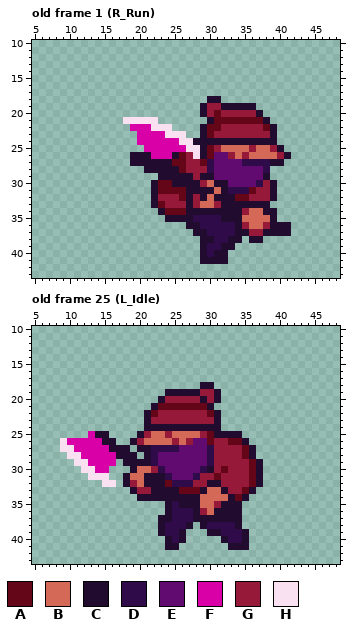
File history of a pixel-art file, Godot/aseprite/player/Jack.aseprite. Above is the file before it was changed.
60x60 pixels, 32 frames. Shown: old frame 1 (R_Run): x 5..48, y 10..43; old frame 25 (L_Idle): x 5..48, y 10..43. The commit also changed other frames, which this record leaves out.
Palette (. is transparent): A #650518  B #d46958  C #210b2e  D #2f0c49  E #610a6f  F #d900a7  G #96193a  H #fae1f1
Pixels before, old frame 1 (R_Run), first column x 18:
18 ............CC..........
19 ...........CGGCCCCC.....
20 ...........CGAGGGGGC....
21 HHHHH.......CAAAAAAAC...
22 .FFFHHH....CAAGGGGGGAC..
23 ..FFFFHHH..CAGGGGGGGGC..
24 ..FFFFFFHHCCCCCCCCCCCC..
25 ...FFFFFFHHCAGBBBBGBBGC.
26 .CCCFFFCAGHCAEEGBGBBBBGC
27 .CCCCCCAAGGADEEEEDDDDCC.
28 ...CCCCCAGGGDEEEEEEED...
29 .....CCCCCGCCEEEEEEEC...
30 ....CAACCCCGBCCEEEEDGC..
31 ....CAAAACCCCBCDDDAGGC..
32 ....CGGGACGCBCCCAAGGGC..
33 ....CAGGGCGBBGCCCCCCC...
34 .....CAAACCCCCCCCGBBCC..
35 ......CCCCDDDDCCCBBBBC..
36 .........CCDDDDDCGBBGCCC
37 ..........CCDDDDCCGGCCCC
38 ...........CCDDCC.CC....
39 ...........CDDCC........
40 ...........CDCC.........
41 ...........CCCC.........
Pixels before, old frame 25 (L_Idle), first column x 9:
18 ....................CC.......
19 ...............CCCCCGGC......
20 ..............CGGGGGCGC......
21 .............CAAAAAAAC.......
22 ............CAGGGGGGGAC......
23 ............CGGGGGGGGGC......
24 ............CCCCCCCCCCC......
25 ....FCC....CGBBGBBBBGACCCC...
26 HFFFFFCC..CGBBBBGBGEEAGGAAC..
27 HHFFFFFCCC.CCDDDDEEEEDGGGGAC.
28 .HHFFFFFCCC.CDEEEEEEEDGGGGAC.
29 ..HHFFFF.CCCCDEEEEEEEDGGGGGAC
30 ...HHFF...CBBGDEEEEEDCGAGGGAC
31 ....HHH..CBBCCCDEEEDGGAGGGGAC
32 ......HH.CGBCCCADDDGGCCGGGGAC
33 ..........CGGCCCCAAACBBCGGAC.
34 ...........CCCCCCCCCBBBBCAC..
35 ...............CDCCCBBGCCC...
36 ...............CDDDCGBCCCC...
37 ..............CCDDDCCCCCCC...
38 ..............CDDDC.CDDDDC...
39 ..............CDDC...CCDDDC..
40 ...............CDC.....CDDC..
41 ...............CC.......CCC..
Now the later version:
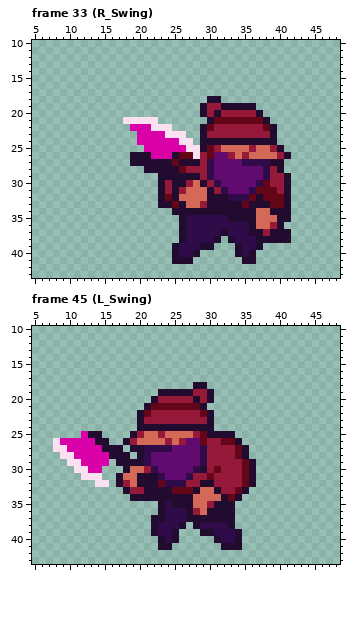
A new or re-ordered frame is compared with the old frame closest to it.
Edits made:
frames 32 -> 56
Changed rows in their new state; - is an unchanged pixel.
Frame 33 (R_Swing) is new; against old frame 1 (R_Run):
first column x 22:
20 ---------C----------
22 ---------G----------
23 --------G-----------
24 ------.-------------
26 -----A-G------------
27 ----CCCG------------
28 -----------------GC-
29 ------CGD-------DGGC
30 .CG--GBCGDE-----AGGC
31 .CGCGBBB-GDEEEDAAAGC
32 .CACBBBBC--DDDACAAAC
33 .CCACBBGCC---A---AAC
34 -..CC--------CC-B-CC
35 --..-D----D--CC--BCC
36 ----CDD-----DDC-BG-.
37 ----CDDD--C-DDCCG---
38 ----CDDDDC.-DDD-CCCC
39 ---CDDD-C...CDDC----
40 ---CDDC....-CDC-----
41 ---CCC-....--CC-----
Frame 45 (L_Swing) is new; against old frame 25 (L_Idle):
first column x 8:
18 --------------------C-.-------
19 ---------------C----G-C.------
20 --------------CG----CGC.------
21 -------------CA------C.-------
22 ------------CAG------AC.------
23 ------------CG--------C.------
24 ------------C----------.------
25 ----FC-.---CGB-GB---GAC---.---
26 HF----C-.-CGB---GBGE-AG-A-C.--
27 H-F----C--.C-D---E---DG---AC.-
28 -H-F----C--.CDE------DG---AC.-
29 --H-F---.C---DE------DG----AC.
30 ---H-F-.--CB-GDE----DCGAG--AC.
31 ----H--.-CB-C--DE--DG-AG---AC.
32 ------H-.CGBC--AD--G-C-G---AC.
33 ----------CG-C---A--CB-CG-AC.-
34 -----------C--------B---CAC.--
35 ---------------CDC--B-GC--.---
36 ---------------CD--CGBC---.---
37 --------------C-D--C------.---
38 --------------CD--C.CD---C.---
39 --------------CD-C.--C-D--C.--
40 ---------------CDC.----CD-C.--
41 ---------------C-.------C--.--
Where, in picture pixels (left, top, right, bottom), the same in both pictures:
changed: (151, 110, 291, 264)
changed: (53, 382, 263, 550)
